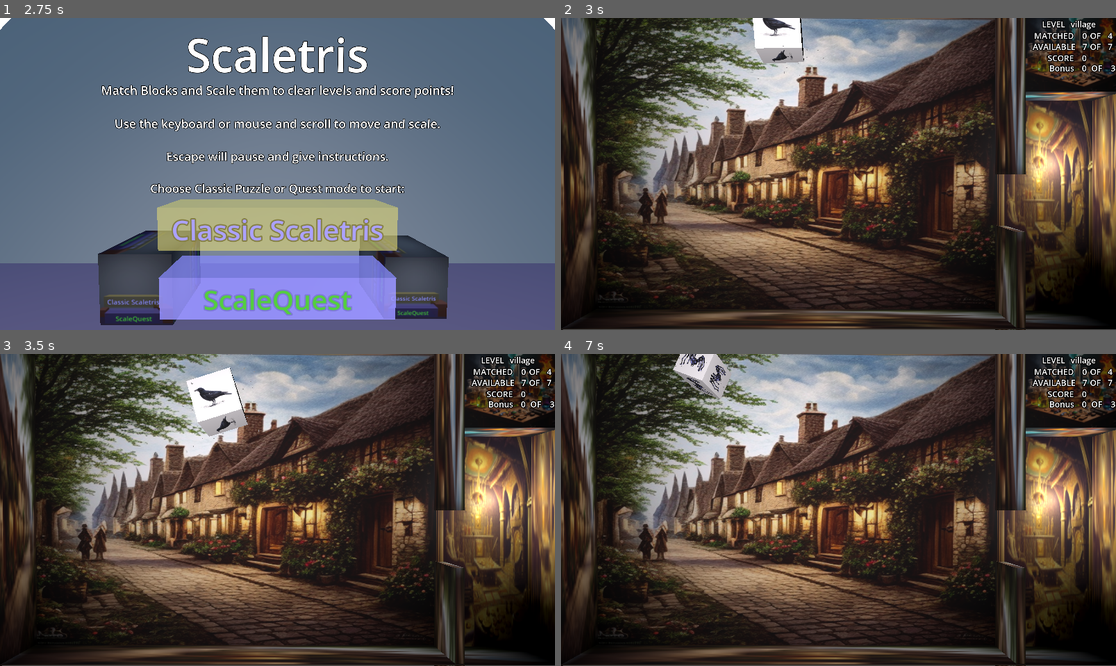
Above: before the commit, frames 1-4 (two rows, left to right).
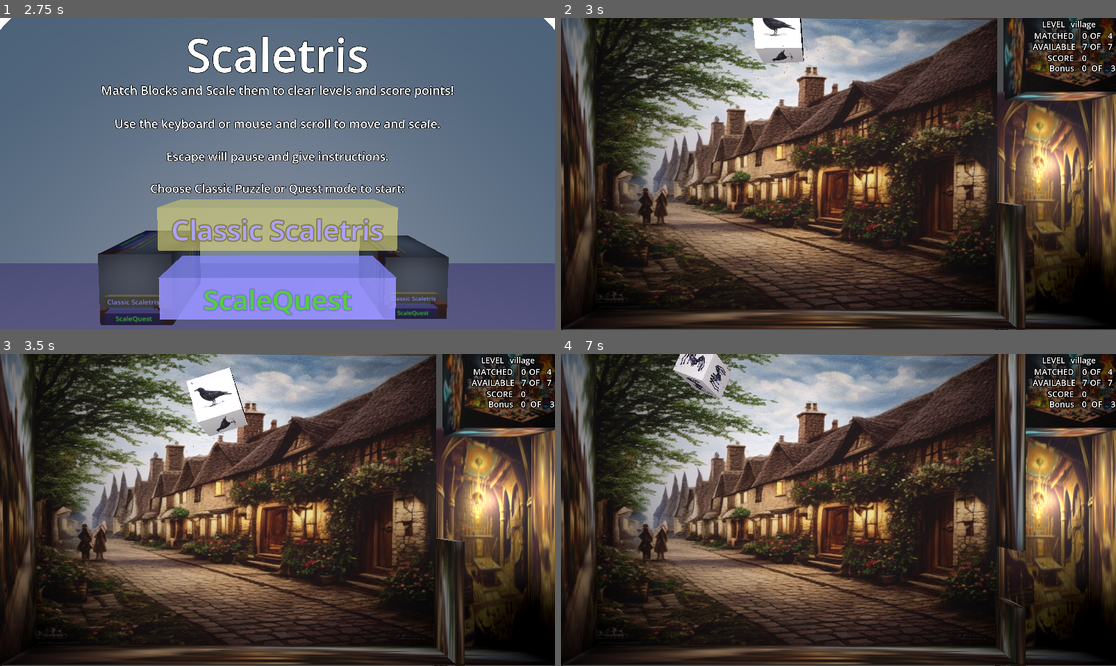
Above: after the commit, the same moments.

Repository: loose-bit-labs/scaletris
Game: Godot game, scene res://welcome.tscn
Two runs of this game, one before a commit and one after it. Both use one fixed random seed, a clock stepped at 60 frames per second and the inputs below. Sound files missing from this copy of the repository are replaced by a short silence.
Inputs (mouse positions are in pixels of both pictures, inside the frame that each line leads up to):
- Up to frame 1 (2.75 s): tap Enter (ui_accept) at 0.5, 0.77, 1.52 s; move the mouse to (399, 158) at 0.52 s; hold D (right) 0.53-1.28 s; tap 1 at 0.6 s; click (399, 158) at 0.67 s; move the mouse to (166, 189) at 1.27 s; hold S (down) 1.28-2.03 s; tap 2 at 1.35 s; move the mouse to (333, 105) at 2.02 s; hold D (right) from 2.03 s (still down); tap 3 at 2.1 s
- Up to frame 2 (3 s): move the mouse to (810, 236) at 2.77 s; release D (right) at 2.78 s; hold Up (ui_up) from 2.78 s (still down); tap 4 at 2.85 s; click (810, 236) at 2.92 s
- Up to frame 3 (3.5 s): keep holding Up (ui_up); tap Enter (ui_accept) at 3.02 s
- Up to frame 4 (7 s): move the mouse to (1005, 556) at 3.52 s; release Up (ui_up) at 3.53 s; hold A (left) 3.53-5.03 s; tap 5 at 3.6 s; tap Enter (ui_accept) at 3.77, 4.52, 5.75, 6.02, 6.77 s; move the mouse to (672, 463) at 4.27 s; tap 9 at 4.35 s; move the mouse to (866, 510) at 5.02 s; hold S (down) 5.03-5.78 s; tap B at 5.1 s; click (866, 510) at 5.17 s; move the mouse to (755, 432) at 5.77 s; hold D (right) 5.78-6.53 s; tap N at 5.85 s; move the mouse to (960, 494) at 6.52 s; hold Up (ui_up) from 6.53 s (still down); tap Q at 6.6 s

Frame 1 is identical in both runs. In frame 2, 2.7% of the frame differs, in the area x 78-84%, y 0-100%; in frame 3, 2.7%; in frame 4, 2.1%.

Commit message:
add "sizes" override per level

Diff:
--- a/godot/data/quest.json
+++ b/godot/data/quest.json
@@ -8,6 +8,8 @@
 	"levels":[
 		{
 			"name": "village",
+			"scale": {"minimum":1.25, "maximum": 1.8},
+			"sizes": 3,
 			"required":4,
 			"speed":0.33,
 			"force":100,
@@ -22,7 +24,8 @@
 				"count": 5,
 				"required": 3,
 				"chance": 0.2,
-				"gap":-4.5
+				"gap":1.71,
+				"usefulGapRange": "is from 4.24 to .64, 7 is no gap"
 			}
 		},
 		{
--- a/godot/fof.gd
+++ b/godot/fof.gd
@@ -41,6 +41,7 @@
 const REQUIRED = "required"
 const TILES = "tiles"
 const VALUE = "value"
+const SIZES = "sizes"
 
 #################################################################################################
 
@@ -154,7 +155,7 @@
 
 func get_gap(level_index:int = 0):
 	var bonus = get_bonus(level_index)
-	return 0 if (!bonus or not GAP in bonus) else bonus[GAP]
+	return 7 if (!bonus or not GAP in bonus) else bonus[GAP]
 
 func entity_for_level(level_index:int, block_map = {}):
 	var bonus = _bonus_item_for_level(level_index, block_map)
@@ -199,7 +200,11 @@
 		return null
 	var entity = bestiary[entity_name]
 	if (world.game.level_override or !entity.level ) and level_index >= 0:
-		entity.level = level_index + 1
+		var level = get_level(level_index)
+		if level and SIZES in level:
+			entity.level = level.sizes
+		else:
+			entity.level = level_index + 2
 	return entity
 
 ##########################################################
--- a/godot/main.gd
+++ b/godot/main.gd
@@ -145,7 +145,7 @@
 	if Fof.BONUS in level:
 		label_bonus_count.show()
 		hide_bonus.hide()
-		right_wall.position.y = 7 + level.bonus.gap
+		right_wall.position.y = level.bonus.gap
 		if Fof.REQUIRED in level.bonus:
 			required_bonus_count = level.bonus.required
 	else:
